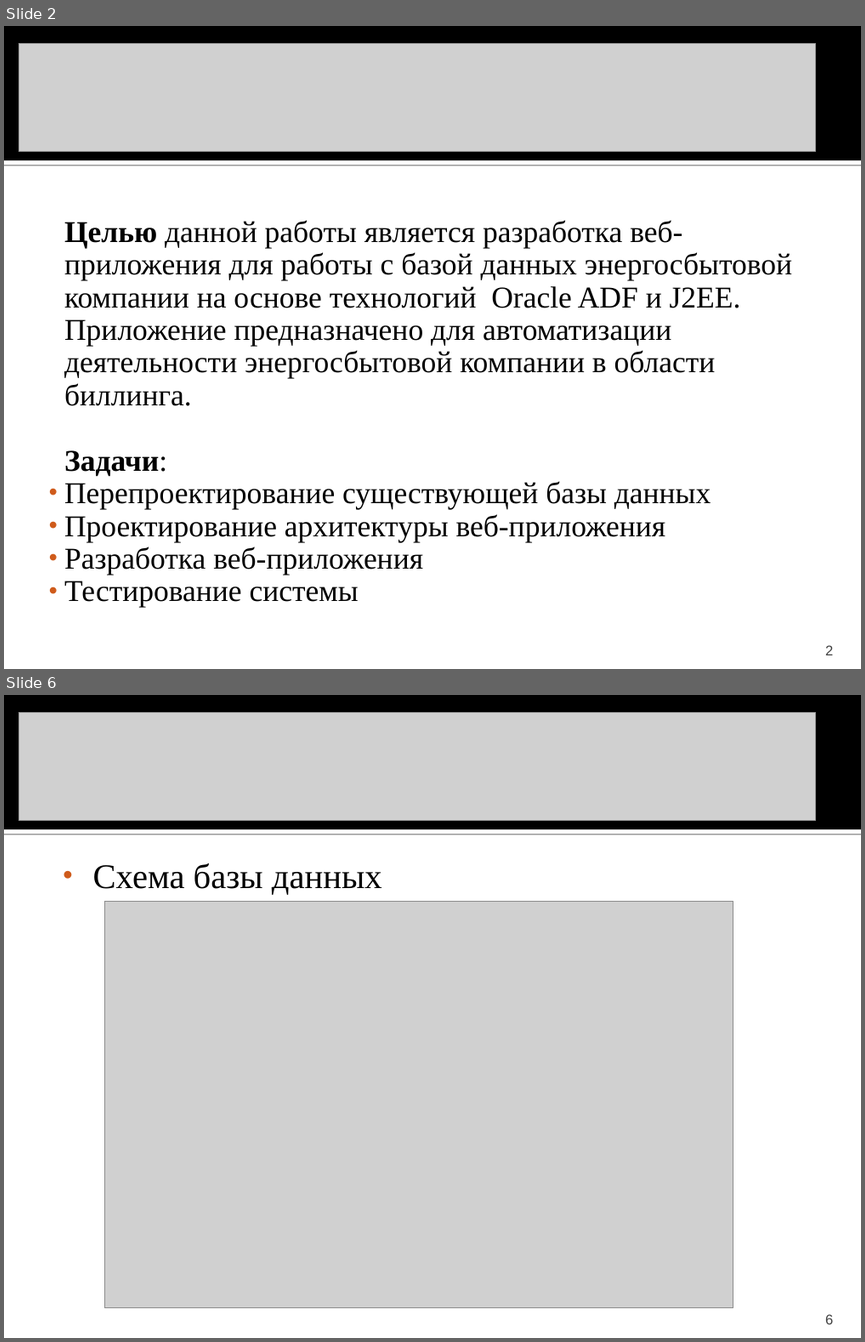
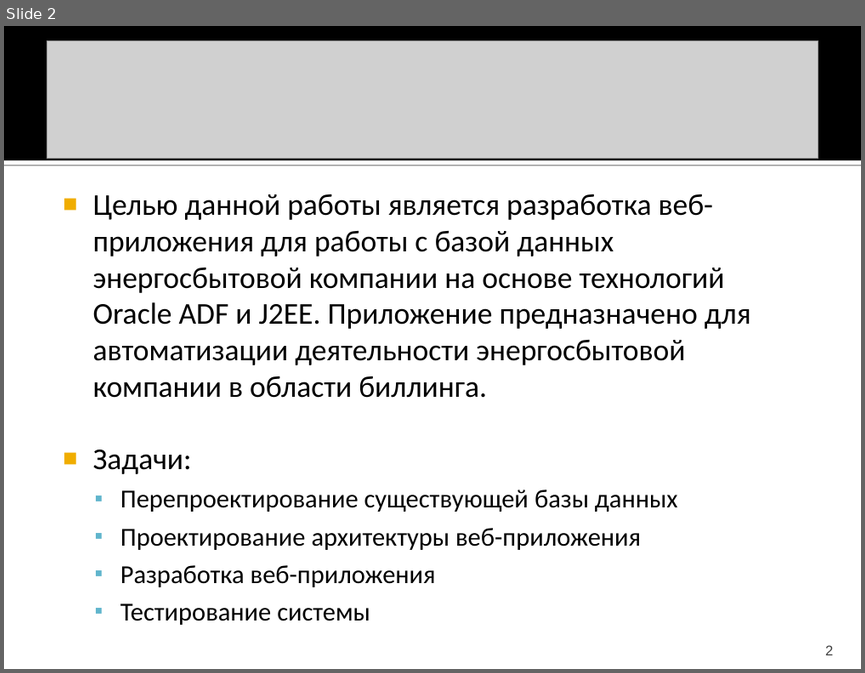
Before and after one commit to BarabancsikovaNatalia/CourseWork, a slide deck: Презентация к курсовой работе.ppt. Shown one above the other, each under a label of ours: slides 2 and 6 before the commit, slide 2 after it; the slides between them are not shown. The pictures are 865x1342 and 865x673 pixels, drawn with LibreOffice and Linux fonts; fonts in the diff are those of the drawing; grey boxes stand for pictures. Boxes give left, top, right and bottom in pixels: in the first picture for what was removed or moved away, otherwise in the second. Text is boxed around its words. In the diff, an @@ line names an element or a change of style, - is before the commit and + after.

```diff
--- a/Презентация к курсовой работе.ppt
+++ b/Презентация к курсовой работе.ppt
@@ slide 6 removed at (4,695,861,1338), background #FFFFFF; not listed: 2 template elements that a slide beside it also shows @@
@@ picture removed at (18,712,816,820) @@
@@ text removed at (93,863,382,895) @@
-• Схема базы данных
@@ picture removed at (104,901,733,1308) @@
@@ page number removed at (825,1314,833,1324) @@
-6
@@ slide 2 changed as well @@
@@ picture: place and size @@
-picture at (18,43,816,151)
+picture at (46,40,818,158)
@@ text "Целью данной работы является разработка ...": place and size @@
-text "Целью данной работы является разработка ..." at (64,220,792,607)
+text "Целью данной работы является разработка ..." at (93,194,751,624)
@@ text "Целью данной работы является разработка ..." at (93,194,751,624): font Times New Roman to Calibri; bold off in "Целью", "Задачи:"; size 28 to 24 pt in "Перепроектирование существующей базы данных", "Проектирование архитектуры веб-приложения", "Разработка веб-приложения", "Тестирование системы"; bullet none to ■; line spacing 0.9 to 1; bullet • to ▪; list level 1 to 2 in "Перепроектирование существующей базы данных"; bullet colour #CF5B1B to #60B5CC; list level 1 to 2 in "Проектирование архитектуры веб-приложения"; list level 1 to 2 in "Разработка веб-приложения"; list level 1 to 2 in "Тестирование системы" @@
```
Also in this commit, not shown: 8 other slides changed, 5 slides added, 4 other slides removed, 1 other file.
